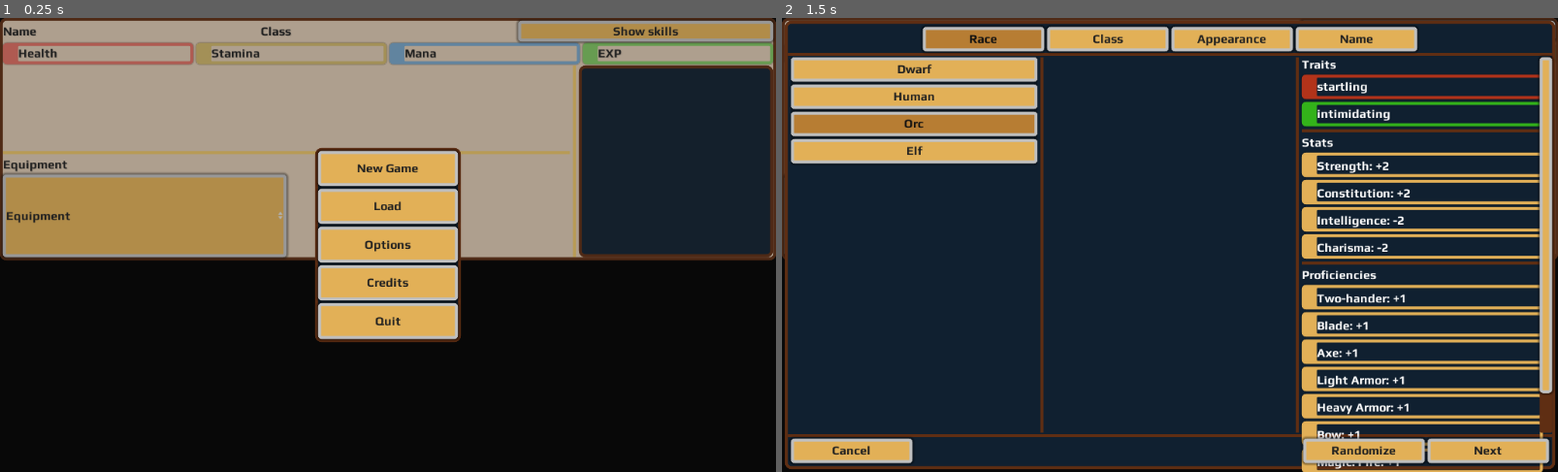
Above: before the commit, frames 1-2 (left to right).
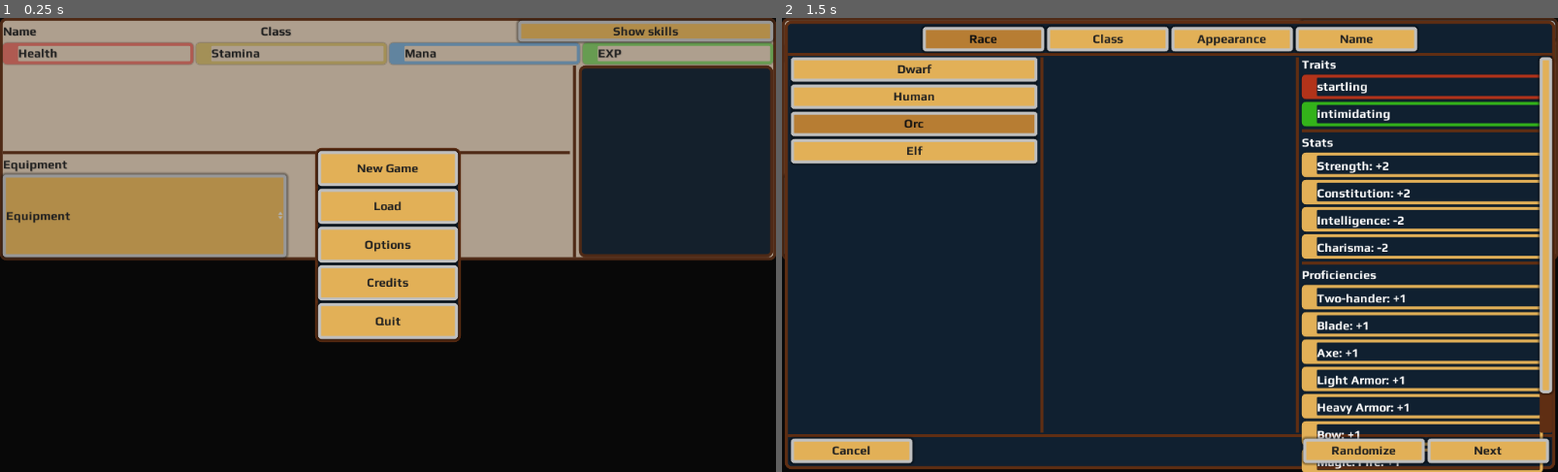
Above: after the commit, the same moments.

Repository: V-ktor/TR
Game: Godot game, scene res://scenes/gui/character.tscn
Same seed, same stepped clock (60 frames per second), same inputs: the game is played once before the commit and once after it. This scene is started directly instead of the project's main scene.
Inputs:
- Up to frame 1 (0.25 s): no input
- Up to frame 2 (1.5 s): click "New Game" at 0.5 s; click "New Game" at 1.25 s

The runs differ from the first frame. In frame 1, 0.7% of the frame differs, in the area x 0-75%, y 10-53%; in frame 2, nothing differs.

Commit message:
Bug fixes and code comments.

Diff:
--- a/data/events/battle_hills.gd
+++ b/data/events/battle_hills.gd
@@ -1,7 +1,7 @@
 extends "res://data/scripts/base_battle.gd"
 
 var ID := "battle_hills"
-var location
+var location : Map.Location
 
 
 func init(pos):
@@ -39,6 +39,7 @@
 
 	Main.update_landscape(location.landscape)
 
+	# Add additional actions for the combat here.
 	ACTIONS += []
 
 	connect("battle_won",self,"won_battle")
--- a/data/events/battle_northern_mountains.gd
+++ b/data/events/battle_northern_mountains.gd
@@ -1,7 +1,7 @@
 extends "res://data/scripts/base_battle.gd"
 
 var ID := "battle_northern_mountains"
-var location
+var location : Map.Location
 
 
 func init(pos):
@@ -30,6 +30,7 @@
 
 	Main.update_landscape(location.landscape)
 
+	# Add additional actions for the combat here.
 	ACTIONS += []
 
 	connect("battle_won",self,"won_battle")
--- a/data/events/battle_plains.gd
+++ b/data/events/battle_plains.gd
@@ -1,7 +1,7 @@
 extends "res://data/scripts/base_battle.gd"
 
 var ID := "battle_plains"
-var location
+var location : Map.Location
 
 
 func init(pos):
@@ -34,6 +34,7 @@
 	Main.update_landscape(location.landscape)
 	Main.add_text("\n"+tr("PLAINS_INTRO"))
 
+	# Add additional actions for the combat here.
 	ACTIONS += []
 
 	connect("battle_won",self,"won_battle")
--- a/data/events/battle_sands.gd
+++ b/data/events/battle_sands.gd
@@ -1,7 +1,7 @@
 extends "res://data/scripts/base_battle.gd"
 
 var ID := "battle_sands"
-var location
+var location : Map.Location
 
 
 func init(pos):
@@ -34,6 +34,7 @@
 	Main.update_landscape(location.landscape)
 	Main.add_text("\n"+tr("SANDS_INTRO"))
 
+	# Add additional actions for the combat here.
 	ACTIONS += []
 
 	connect("battle_won",self,"won_battle")
--- a/data/events/battle_swamp.gd
+++ b/data/events/battle_swamp.gd
@@ -1,7 +1,7 @@
 extends "res://data/scripts/base_battle.gd"
 
 var ID := "battle_swamp"
-var location
+var location : Map.Location
 
 
 func init(pos):
@@ -33,6 +33,7 @@
 	Main.update_landscape(location.landscape)
 	Main.add_text("\n"+tr("SWAMP_INTRO"))
 
+	# Add additional actions for the combat here.
 	ACTIONS += []
 
 	connect("battle_won",self,"won_battle")
--- a/data/events/battle_woods.gd
+++ b/data/events/battle_woods.gd
@@ -1,7 +1,7 @@
 extends "res://data/scripts/base_battle.gd"
 
 var ID := "battle_woods"
-var location
+var location : Map.Location
 
 
 func init(pos):
@@ -40,6 +40,7 @@
 	Main.update_landscape(location.landscape)
 	Main.add_text("\n"+tr("WOODS_INTRO"))
 
+	# Add additional actions for the combat here.
 	ACTIONS += []
 
 	connect("battle_won",self,"won_battle")
--- a/data/scripts/base_battle.gd
+++ b/data/scripts/base_battle.gd
@@ -905,8 +905,8 @@
 
 func backstab(actor,action,_roll):
 	var dam_roll := Game.do_roll(actor,"cunning","dexterity",0)
-	var damage := round(action.tool_used.dam_min+(action.tool_used.dam_max-action.tool_used.dam_min)*dam_roll/float(Game.MAX_ROLL))
-	action.tool_used.dam_max *= 2
+	var damage := round(action.tool_used.min_dam+(action.tool_used.max_dam-action.tool_used.min_dam)*dam_roll/float(Game.MAX_ROLL))
+	action.tool_used.max_dam *= 2
 	action.target.damaged(damage)
 	Main.add_text(tr("COMBAT_BACKSTAB").format({"actor":actor.get_name(),"target":action.target.get_name()}))
 	action.target.remove_status("distracted")
--- a/data/scripts/base_shop.gd
+++ b/data/scripts/base_shop.gd
@@ -12,6 +12,9 @@
 var min_items := 4
 var max_items := 6
 
+
+func set_shop_seed(sd):
+	rng.seed = sd
 
 func update_actions(last_action:=""):
 	if mode=="buy":
--- a/project.godot
+++ b/project.godot
@@ -33,6 +33,7 @@
 Events="*res://scripts/main/events.gd"
 Effects="*res://scripts/main/effects.gd"
 Spells="*res://scripts/main/spells.gd"
+Missions="*res://scripts/main/missions.gd"
 
 [debug]
 
--- a/scenes/gui/character.tscn
+++ b/scenes/gui/character.tscn
@@ -530,6 +530,13 @@
 shadow_size = 2
 
 [sub_resource type="StyleBoxFlat" id=30]
+content_margin_left = 2.0
+content_margin_right = 2.0
+content_margin_top = 2.0
+content_margin_bottom = 2.0
+bg_color = Color( 0.372549, 0.180392, 0.0745098, 1 )
+
+[sub_resource type="StyleBoxFlat" id=31]
 bg_color = Color( 0.0627451, 0.12549, 0.188235, 1 )
 border_width_left = 4
 border_width_top = 4
@@ -819,6 +826,7 @@
 margin_top = 113.0
 margin_right = 748.0
 margin_bottom = 117.0
+custom_styles/separator = SubResource( 30 )
 
 [node name="LabelEquipment" type="Label" parent="Status/HBoxContainer/VBoxContainer"]
 margin_top = 121.0
@@ -849,13 +857,14 @@
 margin_left = 752.0
 margin_right = 756.0
 margin_bottom = 253.0
+custom_styles/separator = SubResource( 30 )
 
 [node name="Control" type="Panel" parent="Status/HBoxContainer"]
 margin_left = 760.0
 margin_right = 1016.0
 margin_bottom = 253.0
 rect_min_size = Vector2( 256, 0 )
-custom_styles/panel = SubResource( 30 )
+custom_styles/panel = SubResource( 31 )
 script = ExtResource( 3 )
 
 [node name="Skills" type="VBoxContainer" parent="."]
@@ -1001,6 +1010,7 @@
 margin_top = 169.0
 margin_right = 1016.0
 margin_bottom = 173.0
+custom_styles/separator = SubResource( 30 )
 
 [node name="LabelStats" type="Label" parent="Skills"]
 margin_top = 175.0
@@ -1183,6 +1193,7 @@
 margin_top = 100.0
 margin_right = 1016.0
 margin_bottom = 104.0
+custom_styles/separator = SubResource( 30 )
 
 [node name="LabelSpells" type="Label" parent="Traits"]
 margin_top = 106.0
@@ -1234,6 +1245,7 @@
 margin_top = 207.0
 margin_right = 1016.0
 margin_bottom = 211.0
+custom_styles/separator = SubResource( 30 )
 
 [node name="LabelApp" type="Label" parent="Traits"]
 margin_top = 213.0
--- a/scripts/main/characters.gd
+++ b/scripts/main/characters.gd
@@ -788,7 +788,7 @@
 				continue
 
 			enemies[currentline.name] = currentline
-
+		file.close()
 		filename = dir.get_next()
 
 func _ready():
--- a/scripts/main/menu.gd
+++ b/scripts/main/menu.gd
@@ -674,6 +674,7 @@
 					races[currentline.name] = currentline
 					if currentline.has("playable") && currentline.playable:
 						available_races.push_back(currentline.name)
+			file.close()
 		file_name = dir.get_next()
 
 func load_classes(path : String):
@@ -696,6 +697,7 @@
 					classes[currentline.name] = currentline
 					if currentline.has("playable") && currentline.playable:
 						available_classes.push_back(currentline.name)
+			file.close()
 		file_name = dir.get_next()
 
 
--- a/scripts/main/world.gd
+++ b/scripts/main/world.gd
@@ -159,6 +159,7 @@
 
 class Location:
 	var name : String
+	var description : String
 	var position : Vector2
 	var type : String
 	var traits : Array
@@ -186,7 +187,6 @@
 	var population : int
 	var facilities : Array
 	var desc : Array
-	var description : String
 	var shop_seed : int
 	var price_mods : Dictionary
 
@@ -597,8 +597,8 @@
 						if !currentline.has("traits"):
 							currentline.traits = []
 						terrain_data.push_back(currentline)
+			file.close()
 		file_name = dir.get_next()
-
 
 func _ready():
 	load_world("res://data/world")
Not shown: 8 places in scenes/gui/character.tscn that only renumber resources
